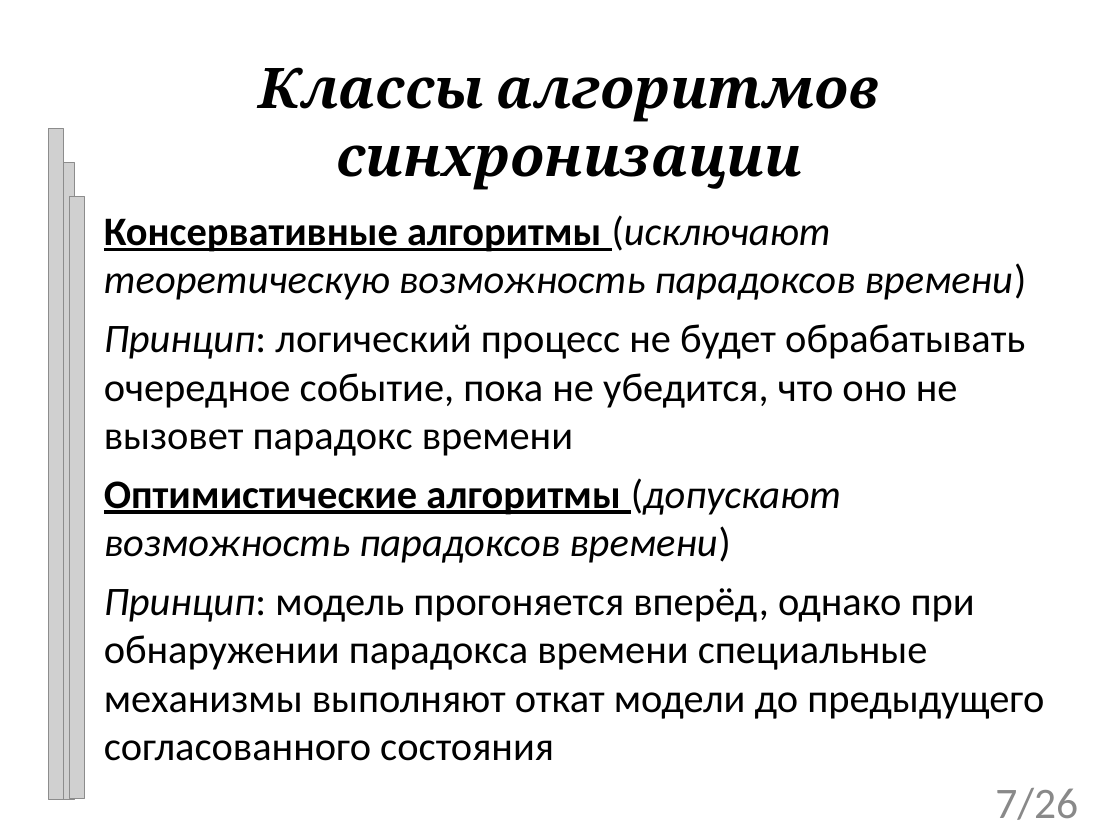
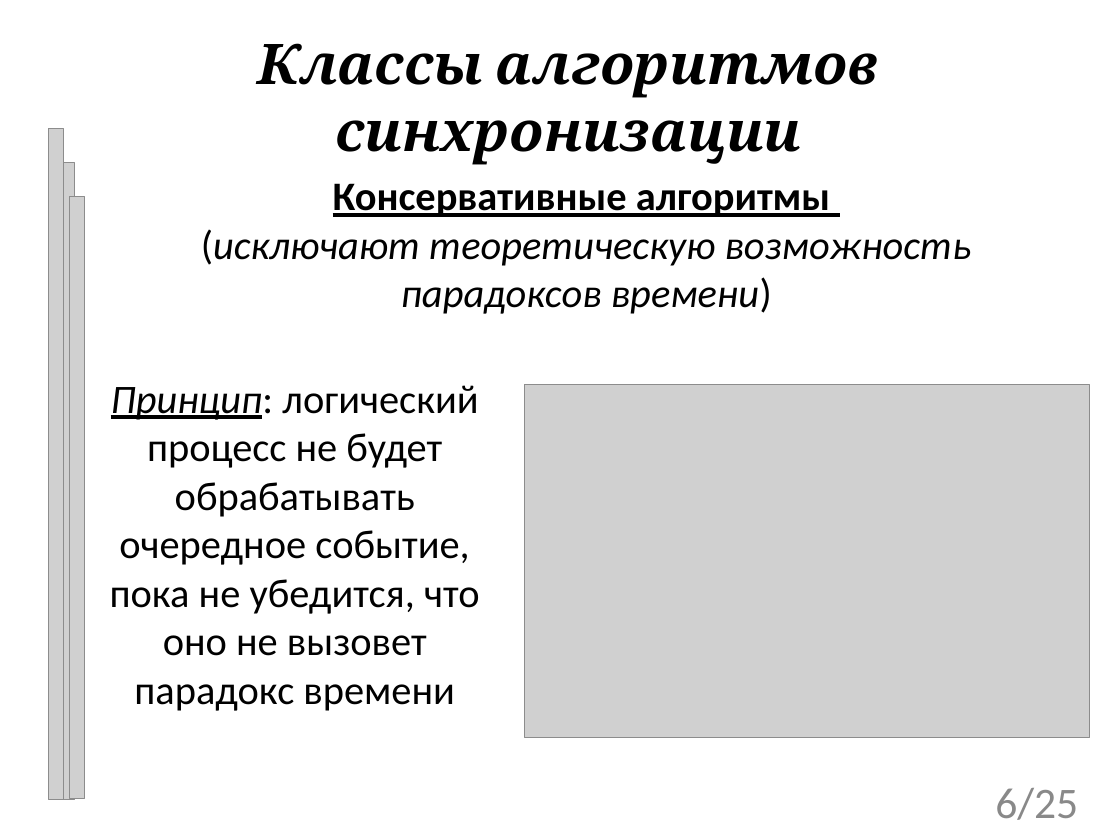
Before and after one commit to tom-trix/SynchAlgorithms, a slide deck: slide 6 of text/Mitrakov.ppt (slide 7 before the commit). Drawn at 1120x840 pixels with LibreOffice and Linux fonts; fonts in the diff are those of the drawing; grey boxes stand for pictures; background and template pictures are left out. Boxes give left, top, right and bottom in pixels: in the first picture for what was removed or moved away, otherwise in the second. Text is boxed around its words. In the diff, an @@ line names an element or a change of style, - is before the commit and + after.

```diff
--- a/text/Mitrakov.ppt
+++ b/text/Mitrakov.ppt
@@ title "Классы алгоритмов синхронизации": place and size @@
-title "Классы алгоритмов синхронизации" at box(258, 67, 880, 190)
+title "Классы алгоритмов синхронизации" at box(258, 43, 880, 165)
@@ text added at box(201, 183, 972, 314), 26 pt, text #000000, italic @@
+Консервативные алгоритмы
+(исключают теоретическую возможность парадоксов времени)
@@ subtitle at box(104, 215, 1027, 300): paragraph removed @@
-Консервативные алгоритмы (исключают теоретическую возможность парадоксов времени)
@@ subtitle "Принцип: логический процесс не будет ...": place and size @@
-subtitle "Принцип: логический процесс не будет ..." at box(104, 215, 1044, 761)
+subtitle "Принцип: логический процесс не будет ..." at box(110, 385, 479, 711)
@@ subtitle "Принцип: логический процесс не будет ..." at box(110, 385, 479, 711): underline on in "Принцип:"; alignment left to centre; indent changed @@
@@ picture added at box(525, 385, 1090, 738) @@
@@ subtitle at box(104, 478, 1044, 761): paragraphs removed @@
-Оптимистические алгоритмы (допускают возможность парадоксов времени)
-Принцип: модель прогоняется вперёд, однако при обнаружении парадокса времени специальные механизмы выполняют откат модели до предыдущего согласованного состояния
@@ page number at box(995, 788, 1078, 820): text changed @@
-7/26
+6/25
```
Also in this commit, not shown: 3 other slides changed, 1 slide added, 2 slides removed, 1 other file.
